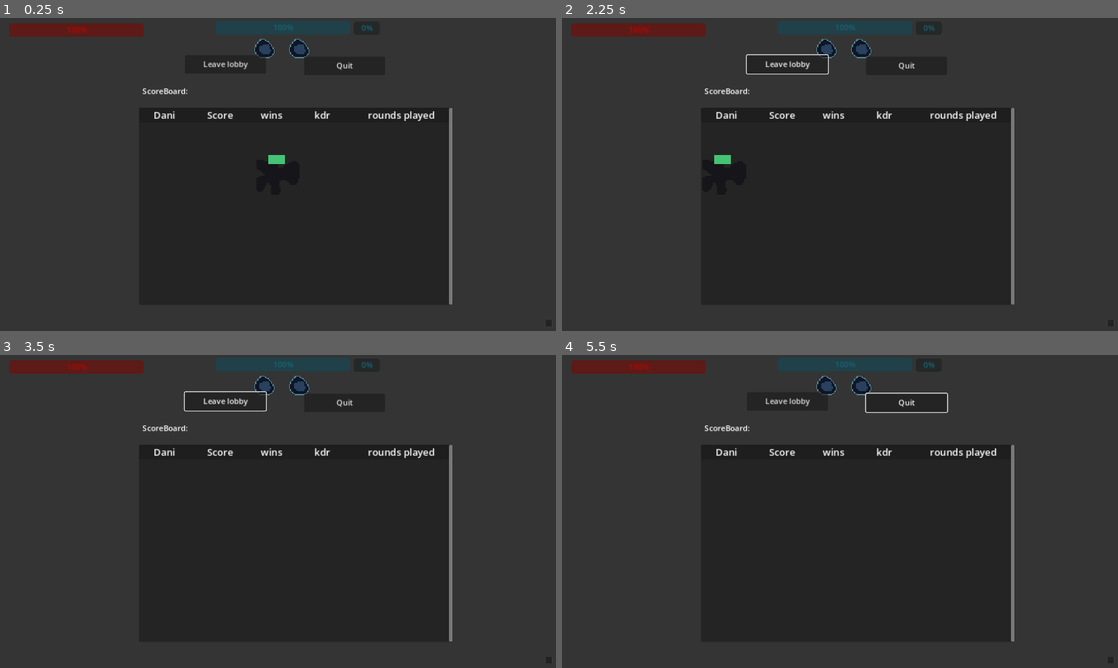
Above: before the commit, frames 1-4 (two rows, left to right).
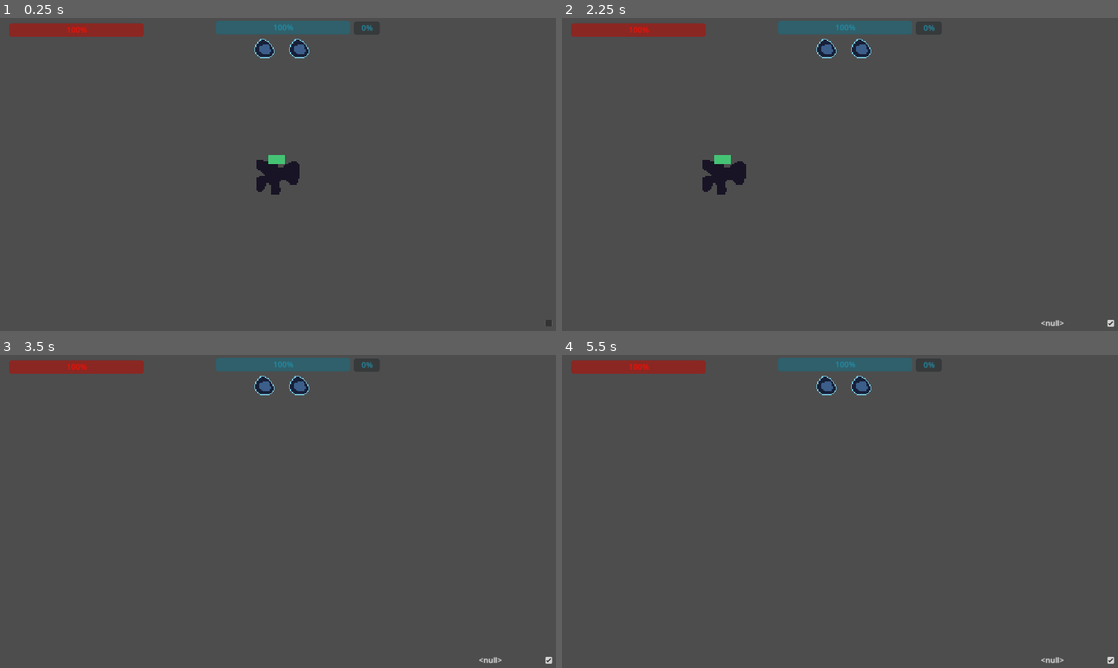
Above: after the commit, the same moments.

Repository: Deojee/project-sodalake
Game: Godot game, scene res://scenes/player.tscn
The game is run twice, just before and just after one commit, with the same random seed, the same clock (stepped at 60 frames per second) and the same inputs. This scene is started directly instead of the project's main scene.
Inputs (mouse positions are in pixels of both pictures, inside the frame that each line leads up to):
- Up to frame 1 (0.25 s): no input
- Up to frame 2 (2.25 s): click (1112, 324) at 0.5 s; click (789, 64) at 1.25 s, where only the run before the commit has a clickable "Leave lobby"; tap Enter (enter) at 2 s; move the mouse to (962, 158) at 2.02 s; hold D (right) from 2.03 s (still down); hold Enter (enter) from 2.03 s (still down)
- Up to frame 3 (3.5 s): tap Tab (tab, bound only after the commit) at 2.3, 3.05 s; move the mouse to (166, 527) at 2.77 s; release D (right) at 2.78 s; release Enter (enter) at 2.78 s; hold S (down) from 2.78 s (still down); tap / (commandLine) at 2.85 s
- Up to frame 4 (5.5 s): tap Space at 3.5 s; move the mouse to (895, 442) at 3.52 s; release S (down) at 3.53 s; hold D (right) 3.53-4.28 s; hold / (commandLine) 3.53-4.28 s; tap Tab (tab, bound only after the commit) at 3.8, 4.55, 5.3 s; move the mouse to (812, 574) at 4.27 s; hold Up (up) 4.28-5.03 s; click (812, 574) at 4.35 s; tap Enter (enter) at 5 s; move the mouse to (1006, 558) at 5.02 s; hold Left (left) from 5.03 s (still down); hold Enter (enter) from 5.03 s (still down)

The runs differ from the first frame. In frame 1, 99% of the frame differs, in the area x 0-100%, y 0-100%; in frame 2, 99%; in frame 3, 99%; in frame 4, 99%.
Error in both runs: Invalid assignment of property or key 'text' with value of type 'Nil' on a base object of type 'Label'. (res://scripts/Camera.gd:10)

Commit message:
adding pausing

Diff:
--- a/project.godot
+++ b/project.godot
@@ -86,6 +86,11 @@
 , Object(InputEventKey,"resource_local_to_scene":false,"resource_name":"","device":-1,"window_id":0,"alt_pressed":false,"shift_pressed":false,"ctrl_pressed":false,"meta_pressed":false,"pressed":false,"keycode":0,"physical_keycode":32,"key_label":0,"unicode":32,"echo":false,"script":null)
 ]
 }
+tab={
+"deadzone": 0.5,
+"events": [Object(InputEventKey,"resource_local_to_scene":false,"resource_name":"","device":-1,"window_id":0,"alt_pressed":false,"shift_pressed":false,"ctrl_pressed":false,"meta_pressed":false,"pressed":false,"keycode":0,"physical_keycode":4194306,"key_label":0,"unicode":0,"echo":false,"script":null)
+]
+}
 
 [layer_names]
 
--- /dev/null
+++ b/scenes/ScoreBoard.gd
@@ -0,0 +1,14 @@
+extends Control
+
+
+# Called when the node enters the scene tree for the first time.
+func _ready():
+	pass # Replace with function body.
+
+
+# Called every frame. 'delta' is the elapsed time since the previous frame.
+func _process(delta):
+
+	visible = Input.is_action_pressed("tab") || Globals.paused || Globals.resetting
+
+	pass
--- a/scenes/pauseMenu.gd
+++ b/scenes/pauseMenu.gd
@@ -8,6 +8,18 @@
 
 # Called every frame. 'delta' is the elapsed time since the previous frame.
 func _process(delta):
+
+
+	if Input.is_action_just_pressed("escape"):
+		Globals.paused = !Globals.paused
+
+		if Globals.paused:
+			Input.mouse_mode = Input.MOUSE_MODE_VISIBLE
+		else:
+			Input.mouse_mode = Input.MOUSE_MODE_CONFINED_HIDDEN
+
+
+	visible = Globals.paused
 
 	pass
 
--- a/scenes/playerCamera.tscn
+++ b/scenes/playerCamera.tscn
@@ -1,10 +1,11 @@
-[gd_scene load_steps=6 format=3 uid="uid://cye1y4d8a5eio"]
+[gd_scene load_steps=7 format=3 uid="uid://cye1y4d8a5eio"]
 
 [ext_resource type="Script" path="res://scripts/Camera.gd" id="1_rdb27"]
 [ext_resource type="Script" path="res://scripts/DashCount.gd" id="2_w0uoa"]
 [ext_resource type="Texture2D" uid="uid://t5hdpblgtigt" path="res://textures/dashIcon.png" id="3_e1kwn"]
 [ext_resource type="PackedScene" uid="uid://cx2g7hae74hjh" path="res://player_info_line.tscn" id="4_fkiq2"]
 [ext_resource type="Script" path="res://scenes/pauseMenu.gd" id="4_hco2e"]
+[ext_resource type="Script" path="res://scenes/ScoreBoard.gd" id="5_p7rfy"]
 
 [node name="Camera" type="Node2D"]
 script = ExtResource("1_rdb27")
@@ -137,6 +138,7 @@
 offset_top = -138.0
 offset_right = 362.0
 offset_bottom = 270.0
+script = ExtResource("5_p7rfy")
 
 [node name="ScoreBoardLabel" type="Label" parent="ScoreBoard"]
 layout_mode = 0
--- a/scripts/Camera.gd
+++ b/scripts/Camera.gd
@@ -62,7 +62,7 @@
 
 func _input(event : InputEvent) -> void:
 
-	if Globals.playerIsDead:
+	if Globals.playerIsDead || Globals.paused:
 		return
 
 	if event is InputEventMouseMotion:
--- a/scripts/Globals.gd
+++ b/scripts/Globals.gd
@@ -42,3 +42,6 @@
 var playersInServer = { #name tags and IDs
 
 }
+
+
+var paused = false
--- a/scripts/cursor.gd
+++ b/scripts/cursor.gd
@@ -15,8 +15,7 @@
 
 func _physics_process(delta):
 
-	if Input.mouse_mode == Input.MOUSE_MODE_VISIBLE:
-		visible = false;
+	visible = !Globals.paused
 
 	position = get_global_mouse_position()
 
